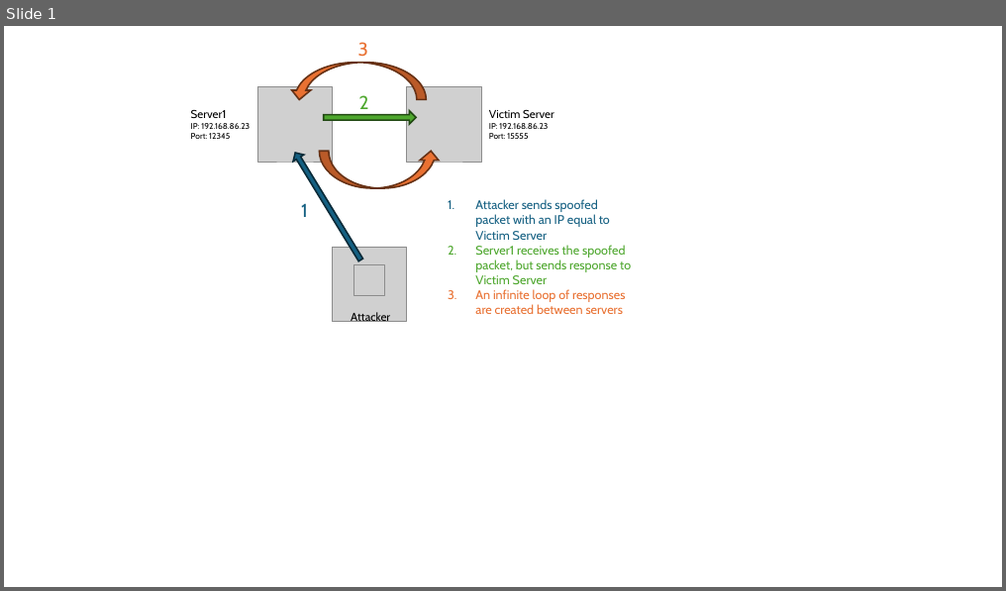
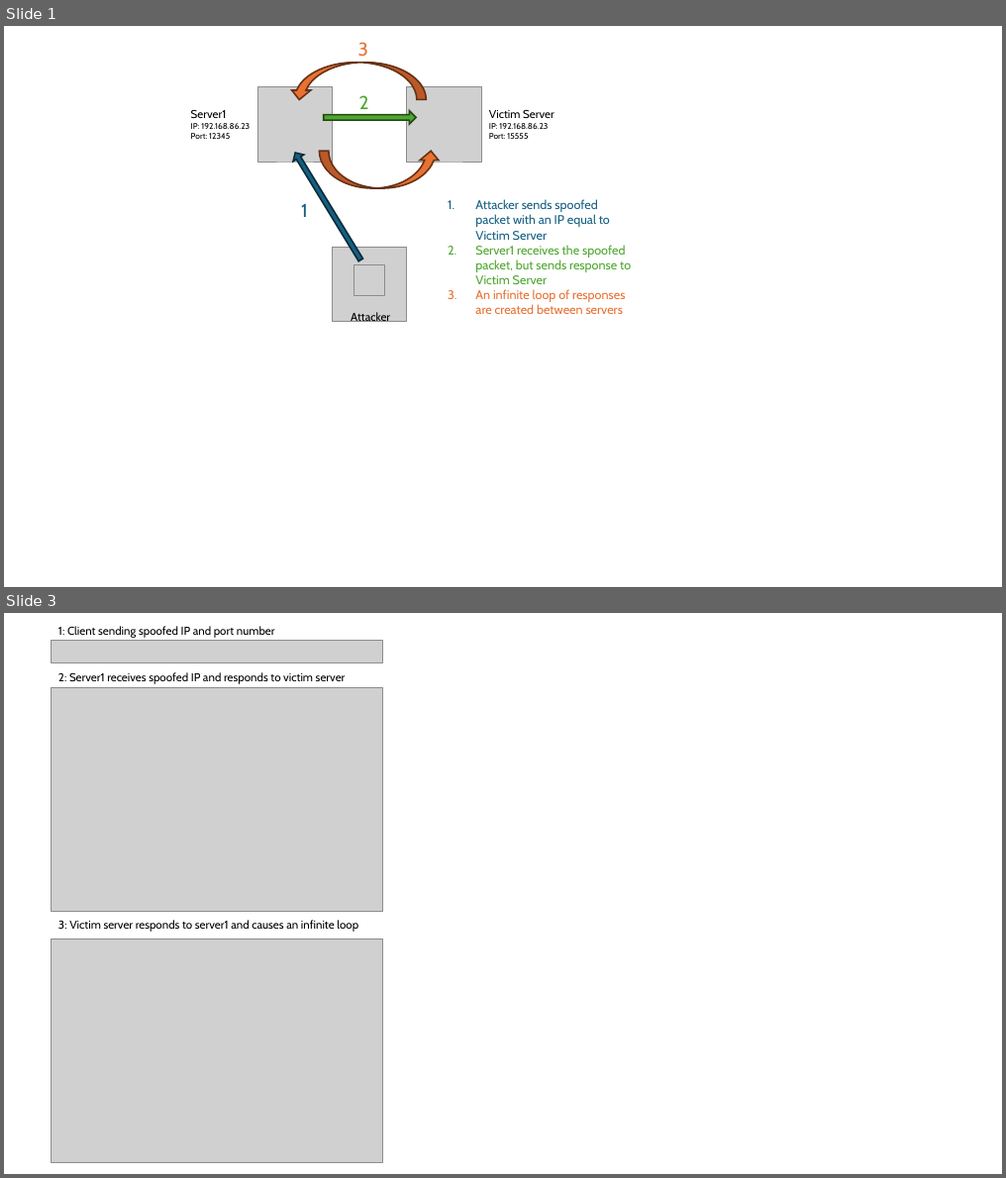
Before and after one commit to larryburd/spoofingassignment, a slide deck: Spoofing Diagram.pptx. Shown one above the other, each under a label of ours: slide 1 before the commit, slides 1 and 3 after it; the slides between them are not shown. The pictures are 1006x591 and 1006x1178 pixels, drawn with LibreOffice and Linux fonts; fonts in the diff are those of the drawing; grey boxes stand for pictures. Boxes give left, top, right and bottom in pixels: in the first picture for what was removed or moved away, otherwise in the second. Text is boxed around its words. In the diff, an @@ line names an element or a change of style, - is before the commit and + after.

```diff
--- a/Spoofing Diagram.pptx
+++ b/Spoofing Diagram.pptx
@@ slide 3 added at bbox=[4, 613, 1002, 1174], background #FFFFFF @@
@@ picture added at bbox=[52, 640, 383, 663] @@
@@ text added at bbox=[58, 626, 275, 638], 11 pt, text #000000 @@
+1: Client sending spoofed IP and port number
@@ picture added at bbox=[52, 687, 383, 911] @@
@@ text added at bbox=[58, 672, 346, 684], 11 pt, text #000000 @@
+2: Server1 receives spoofed IP and responds to victim server
@@ picture added at bbox=[52, 939, 383, 1162] @@
@@ text added at bbox=[58, 920, 358, 932], 11 pt, text #000000 @@
+3: Victim server responds to server1 and causes an infinite loop
```
Also in this commit, not shown: 1 other slide added, 11 other files.
